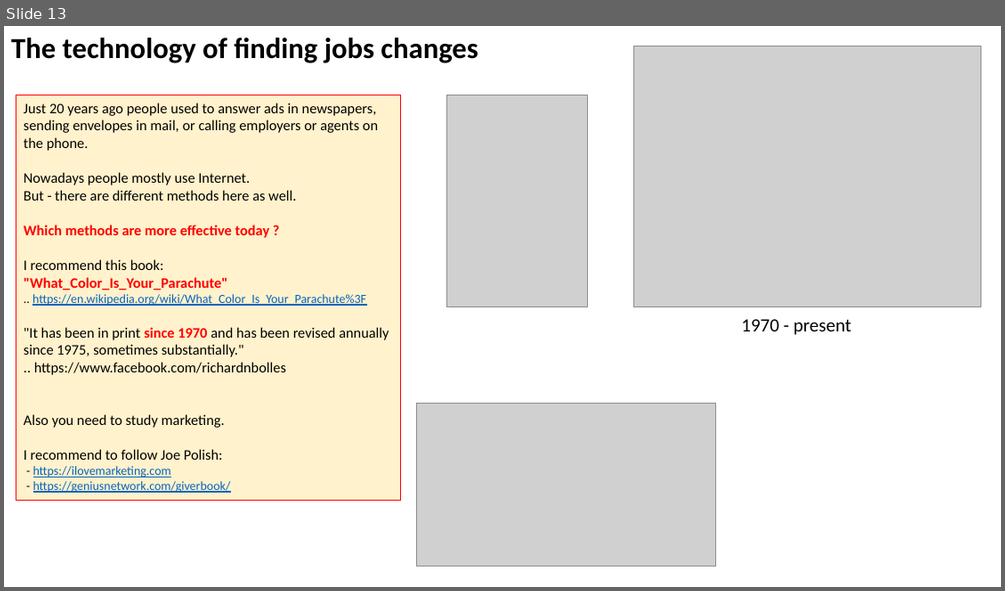
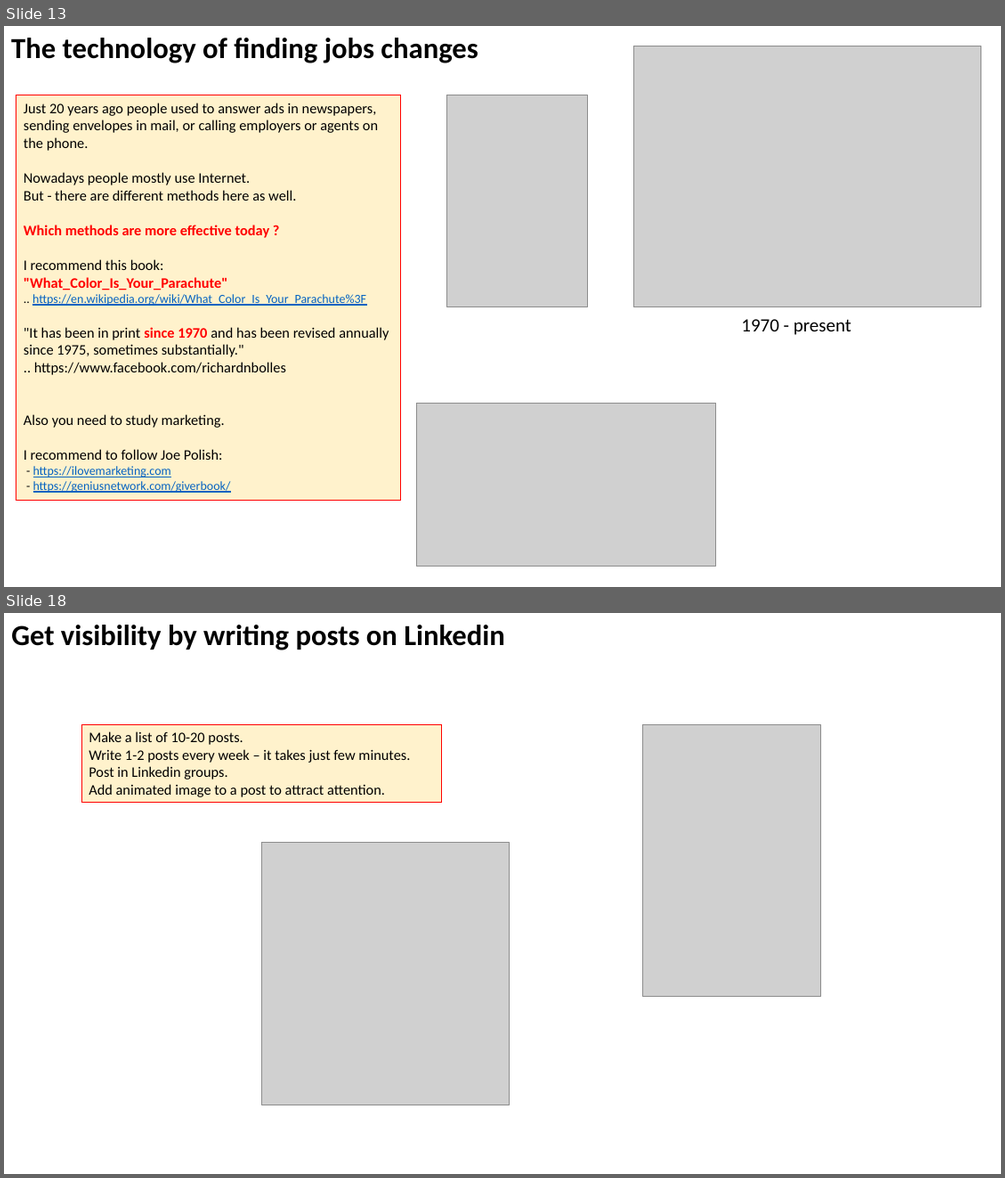
Before and after one commit to lselector/marketing, a slide deck: Job_Searching.pptx. Shown one above the other, each under a label of ours: slide 13 before the commit, slides 13 and 18 after it; the slides between them are not shown. The pictures are 1005x591 and 1005x1178 pixels, drawn with LibreOffice and Linux fonts; fonts in the diff are those of the drawing; grey boxes stand for pictures. Boxes give left, top, right and bottom in pixels: in the first picture for what was removed or moved away, otherwise in the second. Text is boxed around its words. In the diff, an @@ line names an element or a change of style, - is before the commit and + after.

```diff
--- a/Job_Searching.pptx
+++ b/Job_Searching.pptx
@@ slide 18 added at (4, 613, 1001, 1174), background #FFFFFF @@
@@ text added at (11, 625, 505, 650), 28 pt, text #000000, bold @@
+Get visibility by writing posts on Linkedin
@@ rectangle added at (81, 724, 442, 803), fill #FFF2CC, outline #FF0000 0.75 pt, 14 pt, text #000000 @@
+Make a list of 10-20 posts.
+Write 1-2 posts every week – it takes just few minutes.
+Post in Linkedin groups.
+Add animated image to a post to attract attention.
@@ picture added at (643, 724, 821, 997) @@
@@ picture added at (262, 842, 510, 1105) @@
```
Also in this commit, not shown: 11 slides changed, 1 other slide added.
